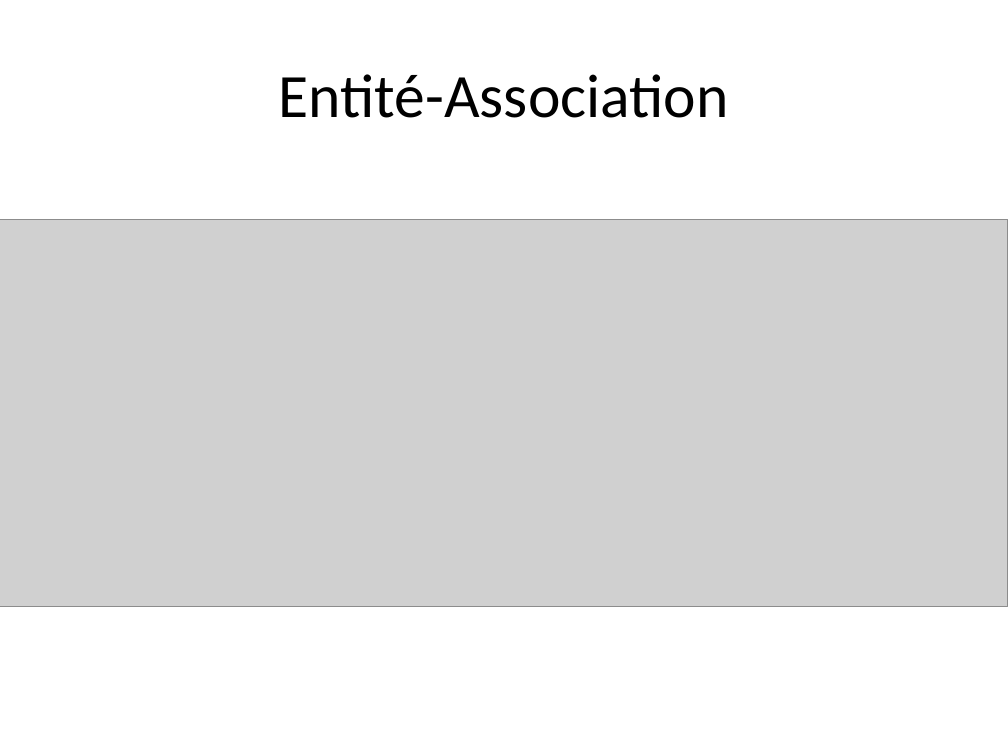
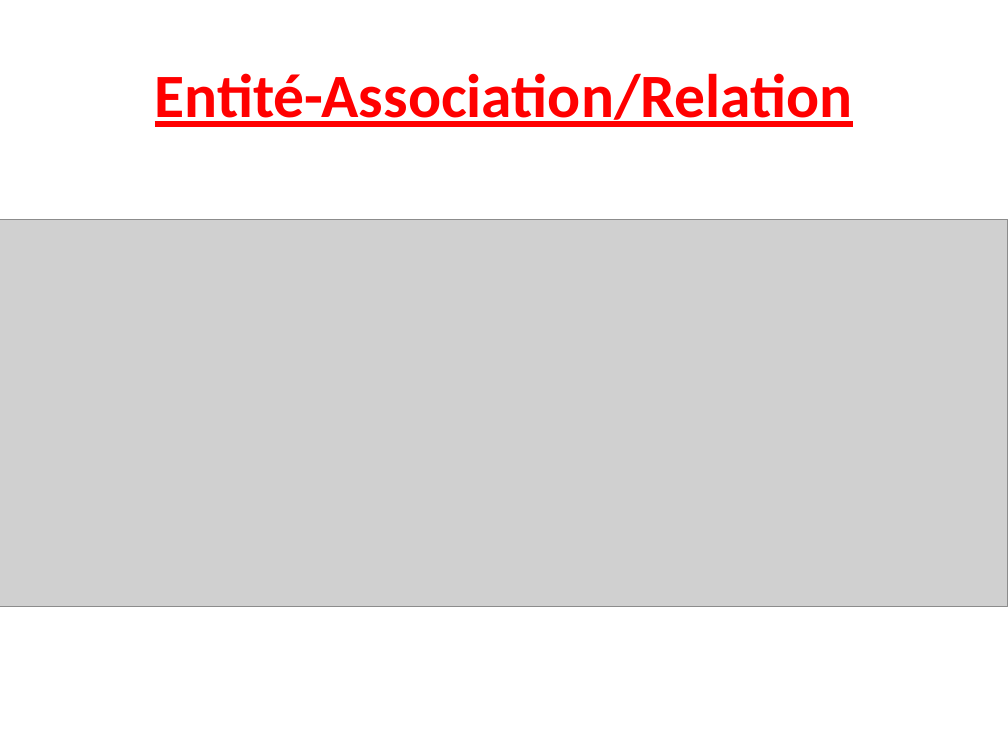
Before and after one commit to albedmds/web, a slide deck: slide 3 of Projet/Rendu final diapo.pptx. Drawn at 1008x756 pixels with LibreOffice and Linux fonts; fonts in the diff are those of the drawing; grey boxes stand for pictures. Boxes give left, top, right and bottom in pixels: in the first picture for what was removed or moved away, otherwise in the second. Text is boxed around its words. In the diff, an @@ line names an element or a change of style, - is before the commit and + after.

```diff
--- a/Projet/Rendu final diapo.pptx
+++ b/Projet/Rendu final diapo.pptx
@@ title at bbox=[155, 73, 853, 127]: text changed; text colour #000000 to #FF0000; bold on @@
-Entité-Association
+Entité-Association/Relation
```
Also in this commit, not shown: 9 other slides changed, 5 slides added, 1 slide removed.
